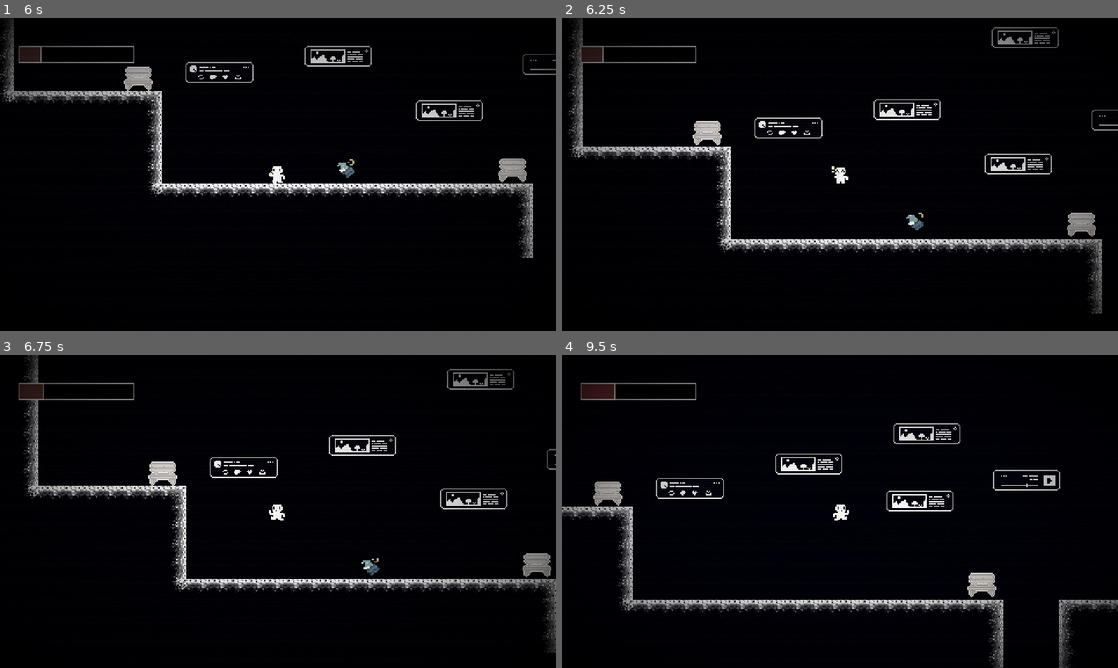
Above: before the commit, frames 1-4 (two rows, left to right).
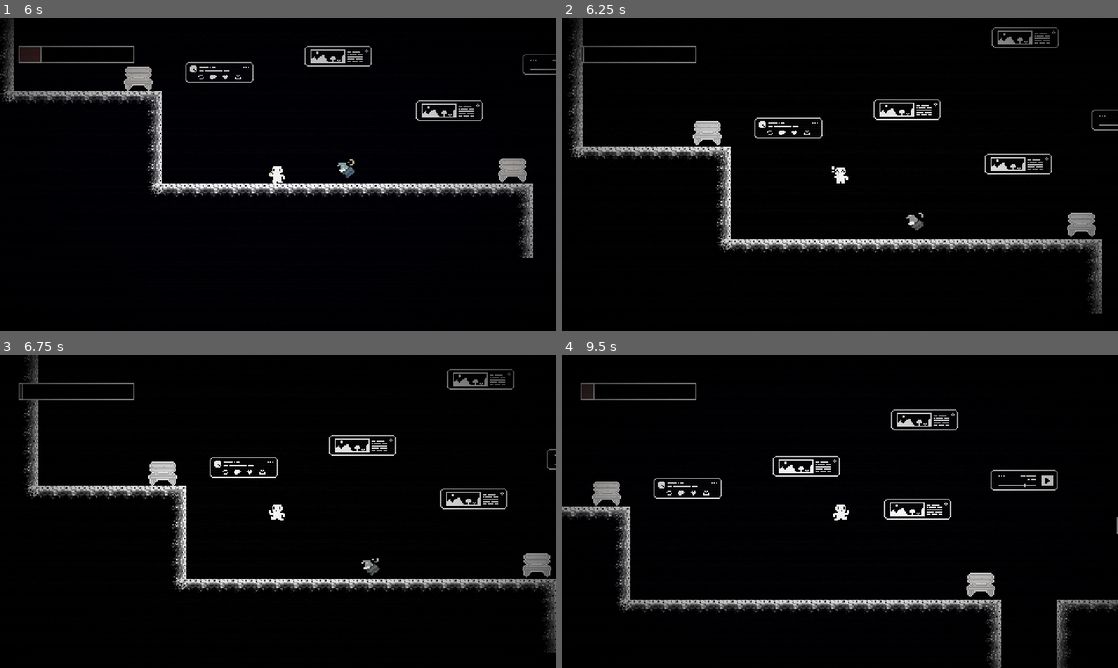
Above: after the commit, the same moments.

Repository: ilmoruuu/dontScroll
Game: Godot game, scene res://scenes/levels/fase1.tscn
The game is run twice, just before and just after one commit, with the same random seed, the same clock (stepped at 60 frames per second) and the same inputs. This scene is started directly instead of the project's main scene.
Inputs (mouse positions are in pixels of both pictures, inside the frame that each line leads up to):
- Up to frame 1 (6 s): tap Enter (ui_accept) at 0.5, 0.77, 1.52, 3.02, 3.77, 4.52 s; move the mouse to (400, 158) at 0.52 s; hold Right (ui_right) 0.53-2.03 s; tap D (use_item) at 0.6, 1.55, 2.1, 2.85, 3.8, 4.35, 5.1 s; click (400, 158) at 0.67 s; move the mouse to (166, 190) at 1.27 s; tap F (interact) at 1.35, 3.6, 5.85 s; move the mouse to (333, 105) at 2.02 s; hold Left (ui_left) 2.03-2.78 s; move the mouse to (250, 237) at 2.77 s; hold Right (ui_right) 2.78-4.28 s; click (250, 237) at 2.92 s; move the mouse to (444, 221) at 3.52 s; move the mouse to (111, 127) at 4.27 s; hold Left (ui_left) 4.28-5.03 s; move the mouse to (305, 174) at 5.02 s; hold Right (ui_right) 5.03-5.78 s; click (305, 174) at 5.17 s; move the mouse to (194, 96) at 5.77 s; hold Left (ui_left) from 5.78 s (still down)
- Up to frame 2 (6.25 s): keep holding Left (ui_left); tap Enter (ui_accept) at 6.02 s; tap D (use_item) at 6.05 s
- Up to frame 3 (6.75 s): keep holding Left (ui_left); move the mouse to (400, 495) at 6.52 s; tap D (use_item) at 6.6 s
- Up to frame 4 (9.5 s): tap Enter (ui_accept) at 6.77, 7.52, 9.02 s; move the mouse to (728, 527) at 7.27 s; release Left (ui_left) at 7.28 s; hold Right (ui_right) from 7.28 s (still down); tap D (use_item) at 7.35, 8.3, 8.85 s; click (728, 527) at 7.42 s; move the mouse to (895, 442) at 8.02 s; tap F (interact) at 8.1 s; move the mouse to (812, 574) at 8.77 s

Frame 1 is identical in both runs. In frame 2, 0.2% of the frame differs, in the area x 3-65%, y 9-66%; in frame 3, 0.2%; in frame 4, 4.9%, in the area x 0-100%, y 9-100%.

Commit message:
feat: lógica do suco diminuir a BEM

Diff:
--- a/dont-scroll/entities/player/player.gd
+++ b/dont-scroll/entities/player/player.gd
@@ -84,6 +84,7 @@
 			hammer_hitbox.set_deferred("disabled", false)
 		PowerUpState.JUICE:
 			animation.play("use_juice")
+			GameManager.bem_reduce(100.0)
 			await get_tree().create_timer(0.5).timeout
 			is_using_item = false
 			alter_state(PowerUpState.STANDARD)
